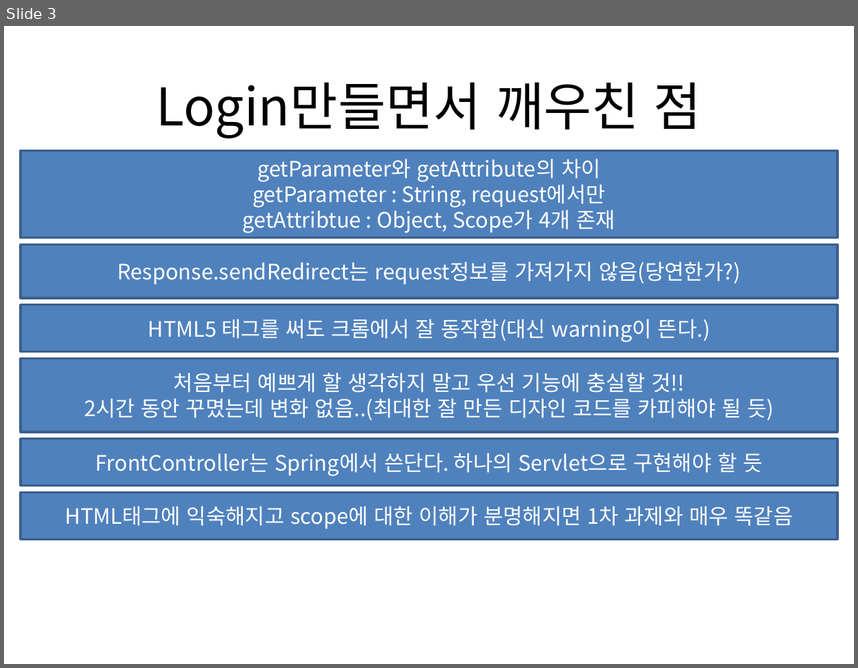
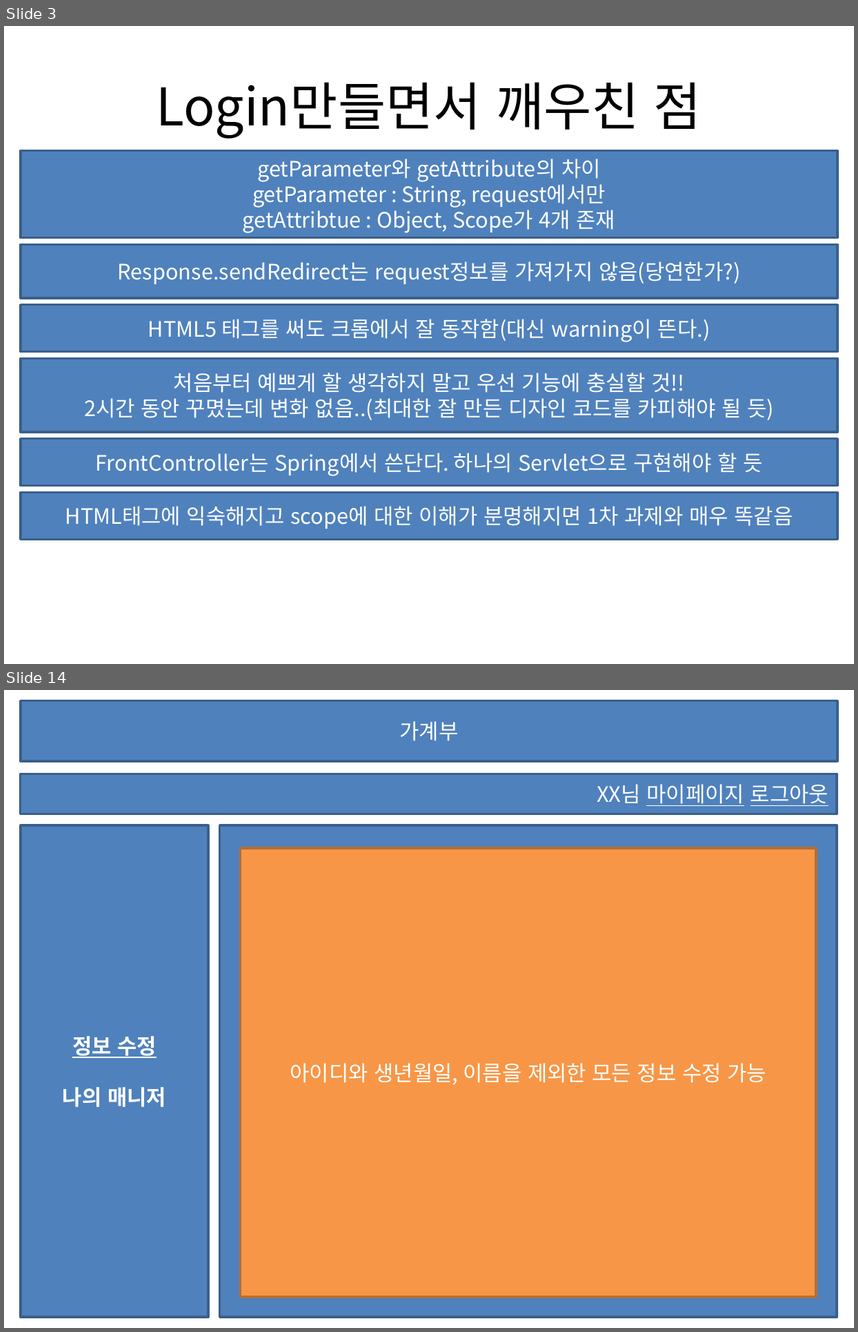
Before and after one commit to seojinkim/SecondProject, a slide deck: SecondProject/SecondProject.pptx. Shown one above the other, each under a label of ours: slide 3 before the commit, slides 3 and 14 after it; the slides between them are not shown. The pictures are 858x668 and 858x1332 pixels, drawn with LibreOffice and Linux fonts; fonts in the diff are those of the drawing. Boxes give left, top, right and bottom in pixels: in the first picture for what was removed or moved away, otherwise in the second. Text is boxed around its words. In the diff, an @@ line names an element or a change of style, - is before the commit and + after.

```diff
--- a/SecondProject/SecondProject.pptx
+++ b/SecondProject/SecondProject.pptx
@@ slide 14 added at (4, 690, 854, 1328), background #FFFFFF @@
@@ rectangle added at (21, 701, 838, 761), fill #4F81BD, outline #3A5F8C 2 pt, 18 pt, text #FFFFFF @@
+가계부
@@ rectangle added at (20, 774, 837, 814), fill #4F81BD, outline #3A5F8C 2 pt, 18 pt, text #FFFFFF, underline @@
+XX님 마이페이지 로그아웃
@@ rectangle added at (21, 825, 208, 1317), fill #4F81BD, outline #3A5F8C 2 pt, 18 pt, text #FFFFFF, bold @@
+정보 수정
+나의 매니저
@@ rectangle added at (220, 825, 837, 1317), fill #4F81BD, outline #3A5F8C 2 pt @@
@@ rectangle added at (240, 848, 816, 1297), fill #F79646, outline #B76F34 2 pt, 18 pt, text #FFFFFF @@
+아이디와 생년월일, 이름을 제외한 모든 정보 수정 가능
```
Also in this commit, not shown: 1 slide changed, 11 other slides added, 45 other files.
